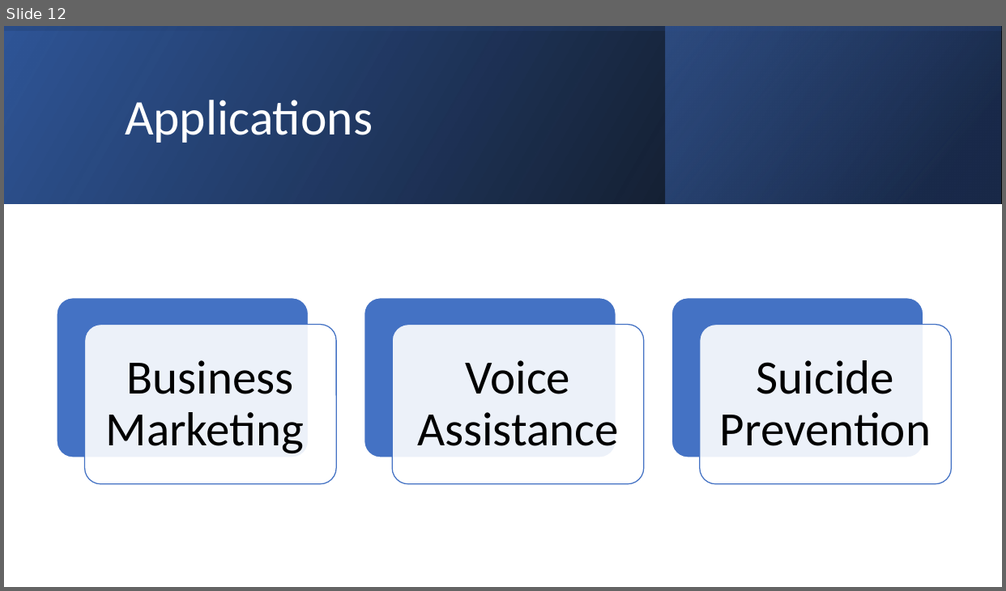
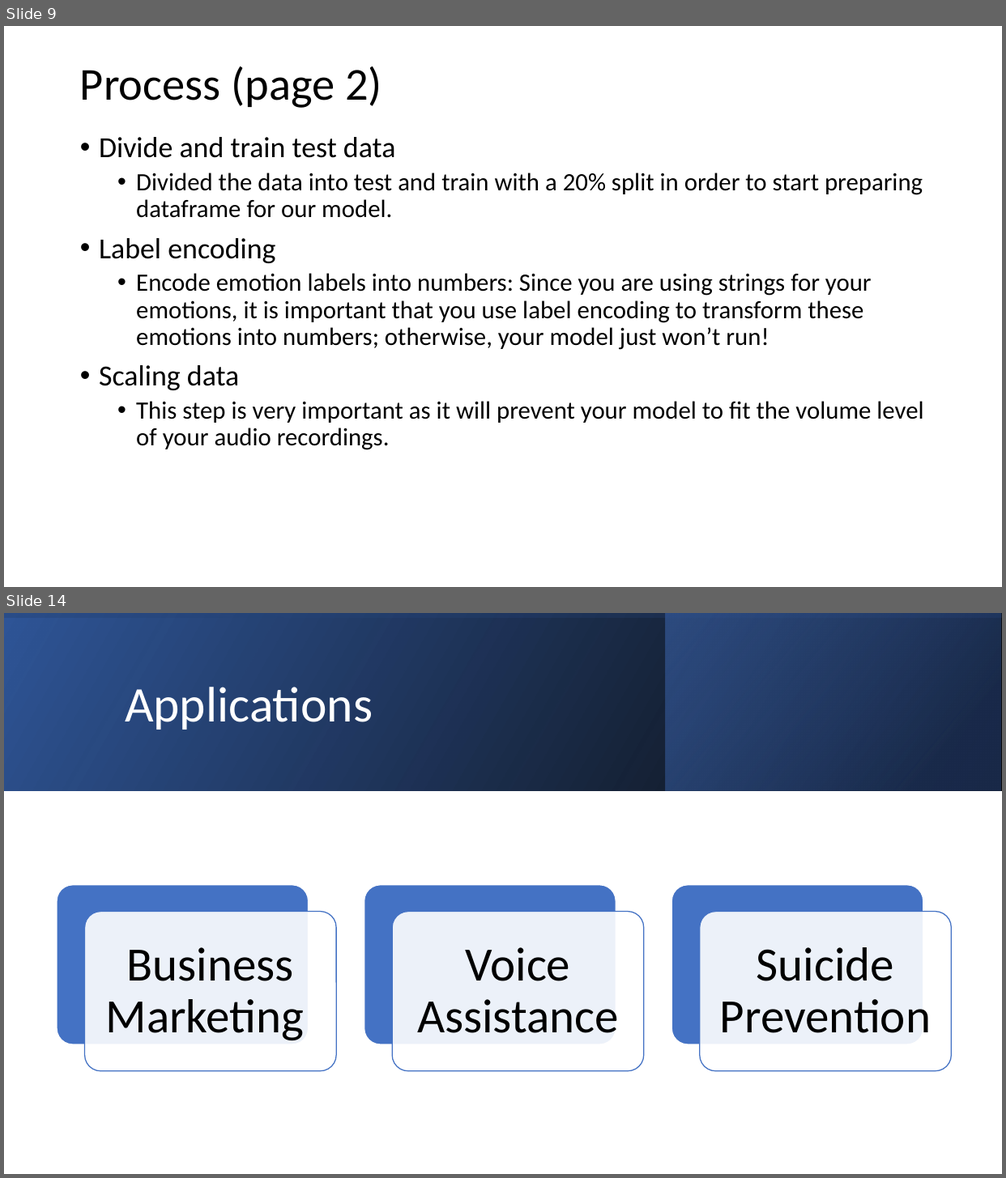
Before and after one commit to AprilHolmes7825/credit_card_fraud_project, a slide deck: Project4.pptx. Shown one above the other, each under a label of ours: slide 12 before the commit, slides 9 and 14 after it; the slides between them are not shown. The pictures are 1006x591 and 1006x1178 pixels, drawn with LibreOffice and Linux fonts; fonts in the diff are those of the drawing. Boxes give left, top, right and bottom in pixels: in the first picture for what was removed or moved away, otherwise in the second. Text is boxed around its words. In the diff, an @@ line names an element or a change of style, - is before the commit and + after.

```diff
--- a/Project4.pptx
+++ b/Project4.pptx
@@ slide 9 added at (x1=4, y1=26, x2=1002, y2=587), background #FFFFFF @@
@@ title added at (x1=80, y1=66, x2=382, y2=108), 44 pt, text #000000 @@
+Process (page 2)
@@ text added at (x1=99, y1=137, x2=923, y2=450), 24 pt, text #000000 @@
+• Divide and train test data
+  • Divided the data into test and train with a 20% split in order to start preparing dataframe for our model.
+• Label encoding
+  • Encode emotion labels into numbers: Since you are using strings for your emotions, it is important that you use label encoding to transform these emotions into numbers; otherwise, your model just won’t run!
+• Scaling data
+  • This step is very important as it will prevent your model to fit the volume level of your audio recordings.
@@ what was slide 12 is now slide 14 @@
```
Also in this commit, not shown: 6 other slides added, 5 slides removed.
